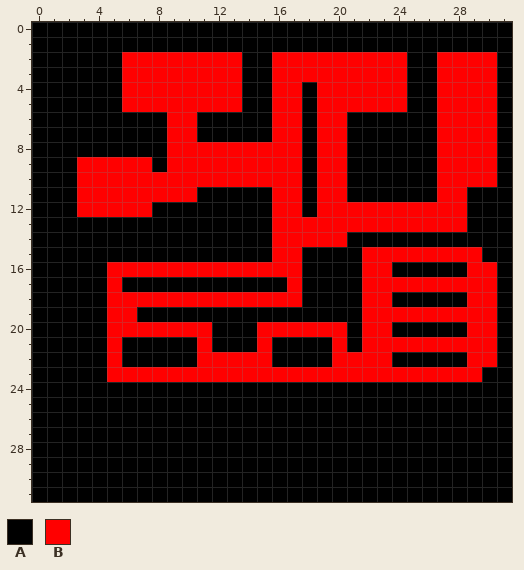
File history of a pixel-art sprite, res/bitmaps/level1.png. That is the earlier state.
The file is 32x32 pixels.
Palette (. is transparent): A #000000  B #ff0000
After:
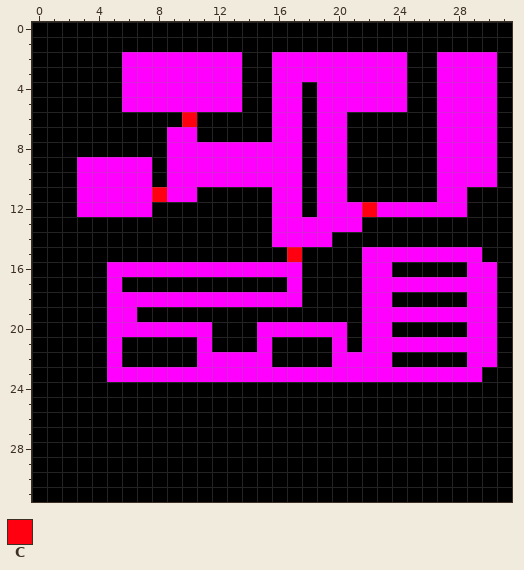
Colours new in this view: C #ff0010
What changed:
{"colour":"B","old":"#ff0000","new":"#ff00ff"}
{"y":6,"x":9,"old":"BB","new":"AC"}
{"y":10,"x":8,"old":"B","new":"A"}
{"y":11,"x":8,"old":"B","new":"C"}
{"y":12,"x":22,"old":"B","new":"C"}
{"y":13,"x":22,"old":"BBBBBBB","new":"AAAAAAA"}
{"y":14,"x":20,"old":"B","new":"A"}
{"y":15,"x":16,"old":"BB","new":"AC"}
{"label":"changed","picture_box":[77,52,497,382]}
